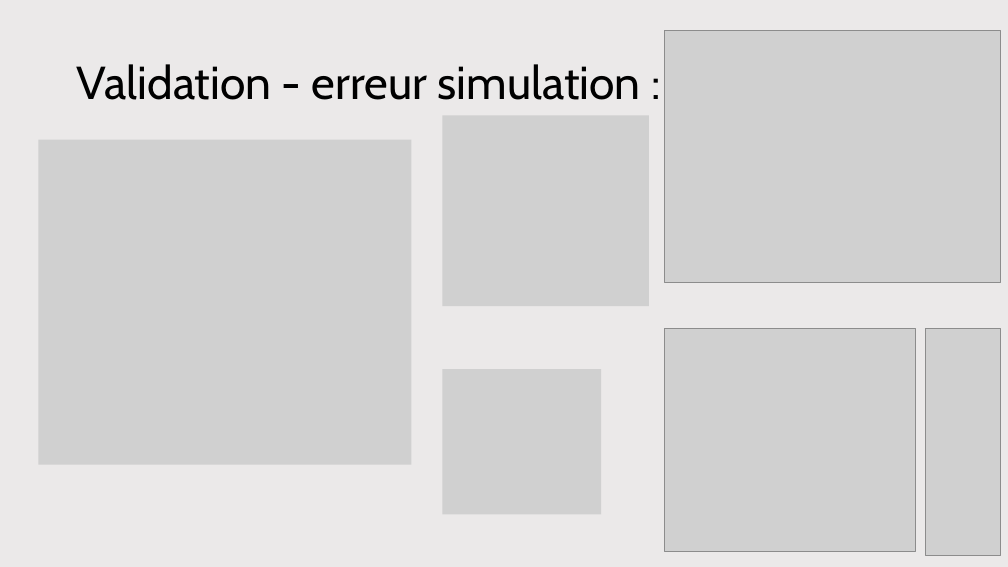
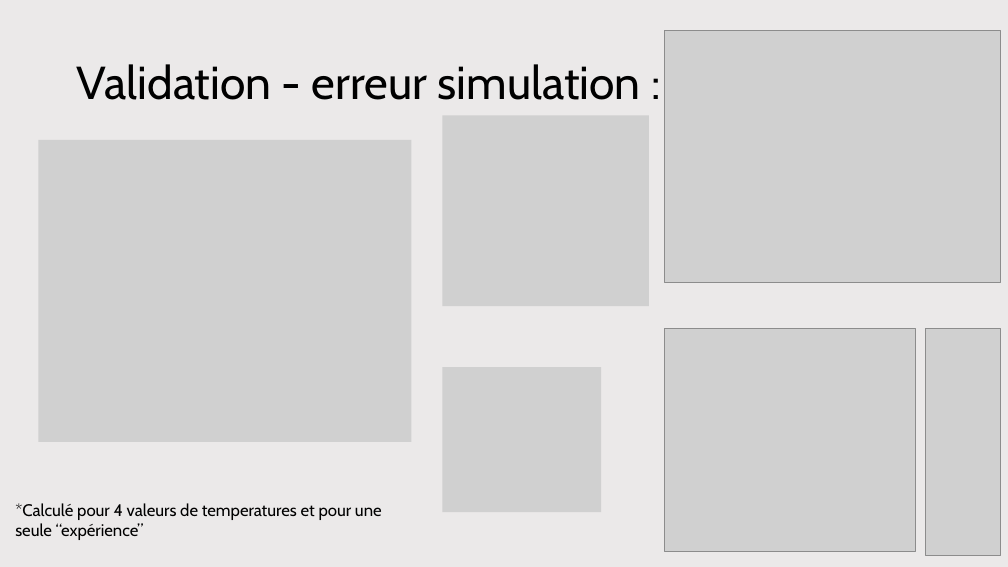
Before and after one commit to antoine-pt/MEC8211, a slide deck: slide 17 of projet_final/projet_final/MEC8211-Projet-final-Presentation.pptx. Drawn at 1008x567 pixels with LibreOffice and Linux fonts; fonts in the diff are those of the drawing; grey boxes stand for pictures. Boxes give left, top, right and bottom in pixels: in the first picture for what was removed or moved away, otherwise in the second. Text is boxed around its words. In the diff, an @@ line names an element or a change of style, - is before the commit and + after.

```diff
--- a/projet_final/projet_final/MEC8211-Projet-final-Presentation.pptx
+++ b/projet_final/projet_final/MEC8211-Projet-final-Presentation.pptx
@@ picture: place and size @@
-picture at (39,140,411,465)
+picture at (39,140,411,442)
@@ text added at (15,503,382,540), 16 pt, text #000000 @@
+*Calculé pour 4 valeurs de temperatures et pour une seule “expérience”
```
Also in this commit, not shown: 2 other slides changed.
